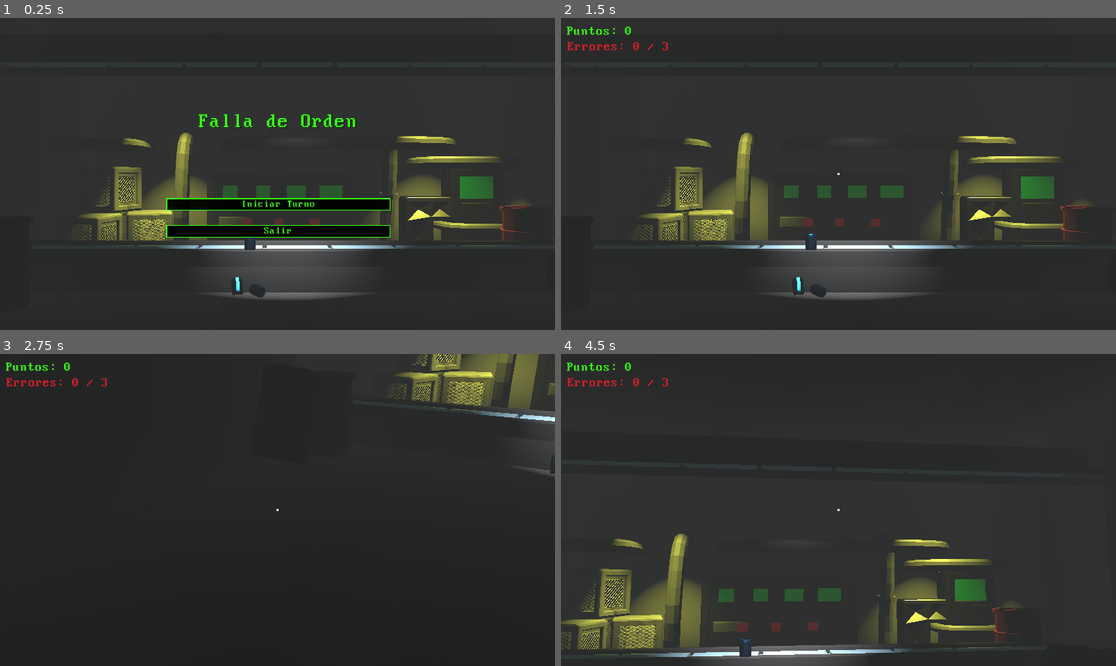
Above: before the commit, frames 1-4 (two rows, left to right).
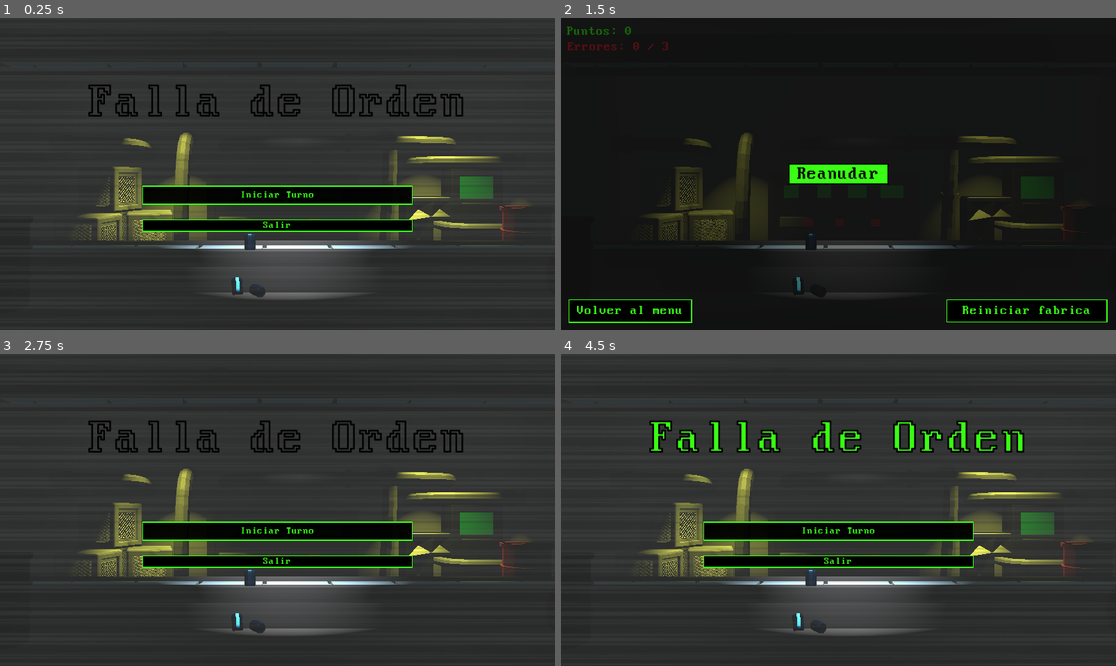
Above: after the commit, the same moments.

Repository: deffeu1/falla-de-orden
Game: Godot game, scene res://Escenas/MenuPrincipal.tscn
Two runs of this game, one before a commit and one after it. Both use one fixed random seed, a clock stepped at 60 frames per second and the inputs below.
Inputs (mouse positions are in pixels of both pictures, inside the frame that each line leads up to):
- Up to frame 1 (0.25 s): no input
- Up to frame 2 (1.5 s): tap Enter at 0.5 s; move the mouse to (960, 158) at 0.52 s; click (960, 158) at 0.67 s; click "Iniciar Turno" at 1.25 s
- Up to frame 3 (2.75 s): click (66, 647) at 2 s, where only the run after the commit has a clickable "Volver al menu"
- Up to frame 4 (4.5 s): move the mouse to (810, 510) at 2.77 s; click (810, 510) at 2.92 s; move the mouse to (849, 503) at 3.52 s; click (849, 503) at 3.67 s; move the mouse to (832, 516) at 4.27 s; click (832, 516) at 4.42 s

The runs differ from the first frame. In frame 1, 7.5% of the frame differs, in the area x 15-84%, y 21-88%; in frame 2, 80%, in the area x 0-100%, y 0-100%; in frame 3, 20%; in frame 4, 22%.

Commit message:
menu actualizacion
estilo vhs, titulo parpadeante y no mucho mas la verdad

Diff:
--- a/Escenas/Interfaz.tscn
+++ b/Escenas/Interfaz.tscn
@@ -174,7 +174,6 @@
 
 [node name="PantallaPausa" type="Control" parent="." unique_id=1676515975]
 process_mode = 3
-visible = false
 layout_mode = 3
 anchors_preset = 15
 anchor_right = 1.0
@@ -218,10 +217,10 @@
 [node name="BotonReiniciarPausa" type="Button" parent="PantallaPausa" unique_id=21739998]
 layout_mode = 1
 anchors_preset = -1
-anchor_left = 0.7844479
-anchor_top = 0.93819135
-anchor_right = 0.9915938
-anchor_bottom = 0.98773456
+anchor_left = 0.6941702
+anchor_top = 0.90115434
+anchor_right = 0.98464936
+anchor_bottom = 0.9753889
 offset_left = 0.315979
 offset_top = 0.052001953
 offset_right = -0.31604004
@@ -234,7 +233,7 @@
 theme_override_colors/font_hover_color = Color(0, 0, 0, 1)
 theme_override_colors/font_hover_pressed_color = Color(0, 0, 0, 1)
 theme_override_fonts/font = ExtResource("2_cswj6")
-theme_override_font_sizes/font_size = 24
+theme_override_font_sizes/font_size = 28
 theme_override_styles/normal = SubResource("StyleBoxFlat_ykoxn")
 theme_override_styles/hover = SubResource("StyleBoxFlat_e0f55")
 text = "Reiniciar fabrica"
--- a/Escenas/MenuPrincipal.tscn
+++ b/Escenas/MenuPrincipal.tscn
@@ -3,6 +3,9 @@
 [ext_resource type="Script" uid="uid://od3wa6d1sirp" path="res://menu_principal.gd" id="1_20qv4"]
 [ext_resource type="FontFile" uid="uid://bfqkeu8rw4j68" path="res://Fuentes/Perfect DOS VGA 437.ttf" id="2_i4iwo"]
 [ext_resource type="PackedScene" uid="uid://doi3wy70dtlme" path="res://Escenas/main.tscn" id="2_iq5l4"]
+[ext_resource type="Script" uid="uid://cqbyjm60hsidu" path="res://scripts/titulo.gd" id="3_gdyll"]
+[ext_resource type="Script" uid="uid://bttqpc12nskmw" path="res://scripts/efecto_vhs.gd" id="4_0qwxx"]
+[ext_resource type="Texture2D" uid="uid://gt0uxn3xi1rc" path="res://black-and-white-striped-abstract-background-overlay-motion-effect-graphic-illustration-with-transparent-background-png.webp" id="5_0qwxx"]
 
 [sub_resource type="StyleBoxFlat" id="StyleBoxFlat_i4iwo"]
 bg_color = Color(0, 0, 0, 0.94509804)
@@ -45,39 +48,80 @@
 grow_vertical = 2
 script = ExtResource("1_20qv4")
 
+[node name="main" parent="." unique_id=825403201 instance=ExtResource("2_iq5l4")]
+
+[node name="efecto_vhs" type="TextureRect" parent="." unique_id=2111640643]
+self_modulate = Color(1, 1, 1, 0.19607843)
+layout_mode = 1
+anchors_preset = 15
+anchor_right = 1.0
+anchor_bottom = 1.0
+grow_horizontal = 2
+grow_vertical = 2
+mouse_filter = 2
+texture = ExtResource("5_0qwxx")
+script = ExtResource("4_0qwxx")
+opacidad_base = 0.4
+
+[node name="TituloLuz" type="Label" parent="." unique_id=2046300641]
+layout_mode = 1
+anchors_preset = -1
+anchor_left = 0.16100001
+anchor_top = 0.19800001
+anchor_right = 0.845
+anchor_bottom = 0.35200003
+offset_left = -0.47201538
+offset_top = -0.3040161
+offset_right = -0.44006348
+offset_bottom = -0.09602356
+size_flags_horizontal = 4
+theme_override_colors/font_color = Color(0.22352941, 1, 0.078431375, 1)
+theme_override_colors/font_shadow_color = Color(0, 0, 0, 0.99607843)
+theme_override_colors/font_outline_color = Color(0, 0, 0, 0)
+theme_override_constants/outline_size = 0
+theme_override_constants/shadow_outline_size = 0
+theme_override_fonts/font = ExtResource("2_i4iwo")
+theme_override_font_sizes/font_size = 100
+text = "Falla de Orden"
+script = ExtResource("3_gdyll")
+
+[node name="Titulo_Borde" type="Label" parent="." unique_id=385134375]
+layout_mode = 1
+anchors_preset = -1
+anchor_left = 0.16100001
+anchor_top = 0.19800001
+anchor_right = 0.845
+anchor_bottom = 0.35200003
+offset_left = -0.47201538
+offset_top = -0.3040161
+offset_right = -0.44006348
+offset_bottom = -0.09602356
+size_flags_horizontal = 4
+theme_override_colors/font_color = Color(0.22352941, 1, 0.078431375, 0)
+theme_override_constants/outline_size = 7
+theme_override_fonts/font = ExtResource("2_i4iwo")
+theme_override_font_sizes/font_size = 100
+text = "Falla de Orden"
+
 [node name="Contenedor" type="VBoxContainer" parent="." unique_id=1634351332]
 layout_mode = 1
 anchors_preset = -1
-anchor_left = 0.2995625
-anchor_top = 0.30080867
-anchor_right = 0.70403475
-anchor_bottom = 0.703821
-offset_left = -0.0960083
-offset_top = 0.07598877
-offset_right = -0.048034668
-offset_bottom = -0.07601929
+anchor_left = 0.26043054
+anchor_top = 0.5371976
+anchor_right = 0.744
+anchor_bottom = 0.687
+offset_left = -5.0160065
+offset_top = -0.104034424
+offset_right = -0.088012695
+offset_bottom = -0.17602539
 grow_horizontal = 2
 grow_vertical = 2
 theme_override_constants/separation = 30
 metadata/_edit_use_anchors_ = true
 
-[node name="Titulo" type="Label" parent="Contenedor" unique_id=2046300641]
-layout_mode = 2
-size_flags_horizontal = 4
-theme_override_colors/font_color = Color(0.22352941, 1, 0.078431375, 1)
-theme_override_colors/font_shadow_color = Color(0, 0, 0, 0.99607843)
-theme_override_fonts/font = ExtResource("2_i4iwo")
-theme_override_font_sizes/font_size = 42
-text = "Falla de Orden"
-
-[node name="otro espacio jeje" type="Label" parent="Contenedor" unique_id=86230253]
-layout_mode = 2
-
-[node name="espaciomjeje" type="Label" parent="Contenedor" unique_id=1177331183]
-layout_mode = 2
-
 [node name="BotonJugar" type="Button" parent="Contenedor" unique_id=416063347]
 layout_mode = 2
+size_flags_vertical = 3
 theme_override_colors/font_color = Color(0.22352941, 1, 0.078431375, 1)
 theme_override_colors/font_focus_color = Color(0.22352941, 1, 0.078431375, 1)
 theme_override_colors/font_pressed_color = Color(0, 0, 0, 1)
@@ -102,7 +146,5 @@
 theme_override_styles/hover = SubResource("StyleBoxFlat_0qwxx")
 text = "Salir"
 
-[node name="main" parent="." unique_id=825403201 instance=ExtResource("2_iq5l4")]
-
 [connection signal="pressed" from="Contenedor/BotonJugar" to="." method="_on_boton_jugar_pressed"]
 [connection signal="pressed" from="Contenedor/BotonSalir" to="." method="_on_boton_salir_pressed"]
--- /dev/null
+++ b/scripts/efecto_vhs.gd
@@ -0,0 +1,31 @@
+extends TextureRect
+
+# Variables para controlar la intensidad desde el Inspector si querés
+@export var velocidad_estatica : float = 10.0
+@export var opacidad_base : float = 0.15 # Qué tan oscuro es el filtro (0.0 a 1.0)
+
+var tiempo : float = 0.0
+
+func _ready():
+	# Nos aseguramos por código de que el filtro ignore el mouse y no bloquee clicks
+	mouse_filter = Control.MOUSE_FILTER_IGNORE
+
+func _process(delta):
+	tiempo += delta
+
+	# 1. EFECTO MOVIMIENTO: Desfasamos la textura al azar en cada frame
+	# Esto hace que las líneas y el ruido "tiemblen" como estática real
+	texture_position_offset()
+
+	# 2. EFECTO PARPADEO: Hacemos que la opacidad oscile suavemente con una onda Seno
+	# Le sumamos un ruido matemático (randf) muy chico para simular interferencia
+	var parpadeo = opacidad_base + (sin(tiempo * 20.0) * 0.02) + (randf_range(-0.01, 0.01))
+
+	# Aplicamos la opacidad modificando el canal Alpha (A) del Self Modulate
+	self_modulate.a = clamp(parpadeo, 0.05, 0.25)
+
+func texture_position_offset():
+	# Si estás usando una textura que se repite (Tile), podemos mover sus coordenadas.
+	# Si no, simplemente movemos un pelín el nodo de lugar de forma caótica:
+	position.y = randf_range(-2.0, 2.0)
+	position.x = randf_range(-1.0, 1.0)
--- /dev/null
+++ b/scripts/titulo.gd
@@ -0,0 +1,33 @@
+extends Label
+
+# Variables para regular los tiempos (en segundos)
+var tiempo_espera : float = 0.0
+var estado_encendido : bool = true
+
+func _process(delta):
+	# Restamos el tiempo que pasó en este frame
+	tiempo_espera -= delta
+
+	# Si el temporizador llegó a cero, cambiamos de estado
+	if tiempo_espera <= 0.0:
+		if estado_encendido:
+			# --- SE APAGA ---
+			visible = false
+			estado_encendido = false
+			# Elegimos cuánto tiempo va a durar apagado (entre 1.0 y 2.5 segundos)
+			tiempo_espera = randf_range(1.0, 2.5)
+		else:
+			# --- SE ENCIENDE ---
+			visible = true
+			estado_encendido = true
+			# Elegimos cuánto tiempo va a durar encendido antes de volver a fallar
+			# Le damos un tiempo largo (entre 3 y 6 segundos) para que se note el cartel andando
+			tiempo_espera = randf_range(3.0, 6.0)
+
+	# --- EFECTO EXTRA: El micro-parpadeo rápido ---
+	# Incluso cuando está encendido, un cartel de neón viejo parpadea un milisegundo de vez en cuando
+	if estado_encendido:
+		if randf() > 0.99:
+			visible = false
+		else:
+			visible = true
Binary file added: Vhs/Scanlines-PNG-File.png
Not shown, added: Vhs/Scanlines-PNG-File.png.import
Binary file added: black-and-white-striped-abstract-background-overlay-motion-effect-graphic-illustration-with-transparent-background-png.webp
Not shown, added: black-and-white-striped-abstract-background-overlay-motion-effect-graphic-illustration-with-transparent-background-png.webp.import
Not shown, added: scripts/efecto_vhs.gd.uid
Not shown, added: scripts/titulo.gd.uid
